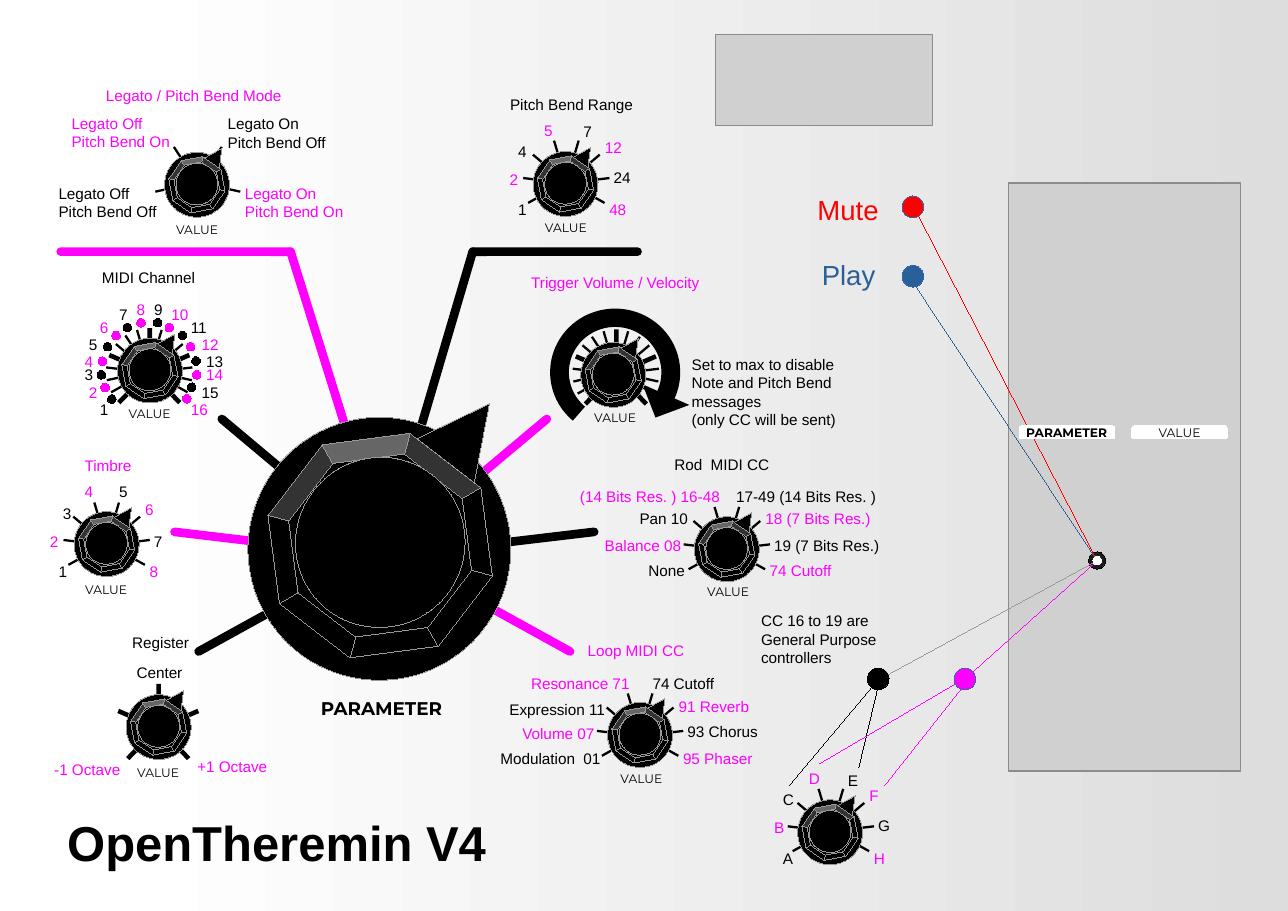
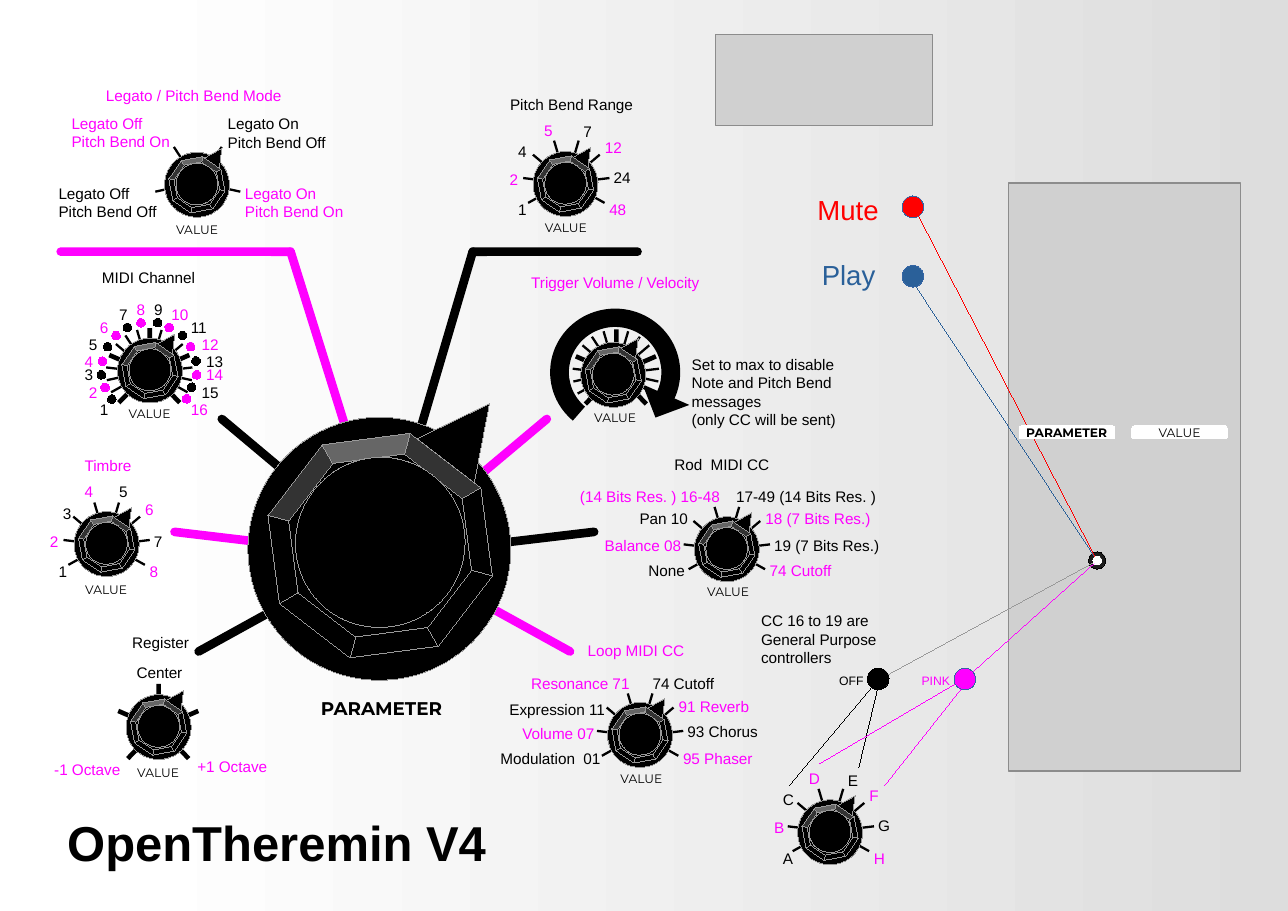
Before and after one commit to MrDham/OpenTheremin_V4_with_MIDI, a slide deck: slide 1 of Antiseche open theremin PnB.odp. Drawn at 1288x911 pixels with LibreOffice and Linux fonts; fonts in the diff are those of the drawing; grey boxes stand for pictures. Boxes give left, top, right and bottom in pixels: in the first picture for what was removed or moved away, otherwise in the second. Text is boxed around its words. In the diff, an @@ line names an element or a change of style, - is before the commit and + after.

```diff
--- a/Antiseche open theremin PnB.odp
+++ b/Antiseche open theremin PnB.odp
@@ text added at (839, 676, 863, 685), 8 pt, text #000000 @@
+OFF
@@ text added at (922, 676, 951, 689), 8 pt, text #FF00FF @@
+PINK
```
Also in this commit, not shown: 1 other file.
